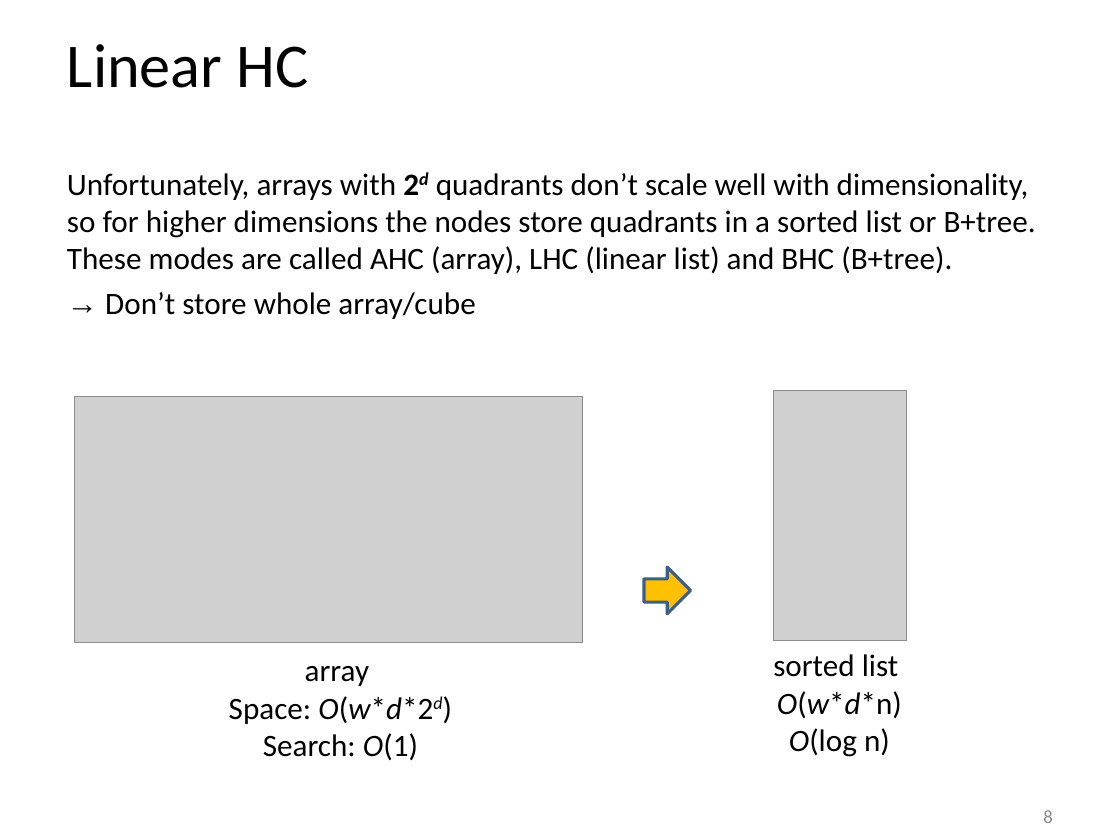
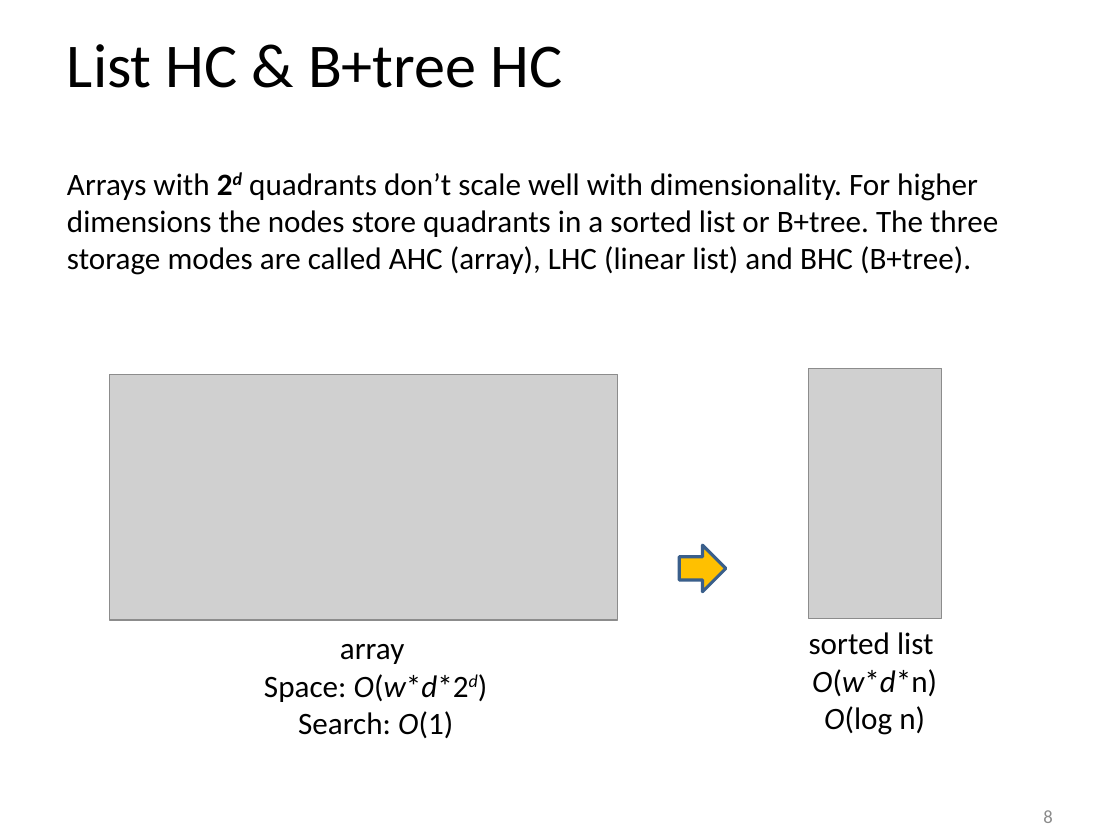
Before and after one commit to tzaeschke/phtree-site, a slide deck: slide 8 of originals/PH-tree-presentation-2018.odp. Drawn at 1120x840 pixels with LibreOffice and Linux fonts; fonts in the diff are those of the drawing; grey boxes stand for pictures. Boxes give left, top, right and bottom in pixels: in the first picture for what was removed or moved away, otherwise in the second. Text is boxed around its words. In the diff, an @@ line names an element or a change of style, - is before the commit and + after.

```diff
--- a/originals/PH-tree-presentation-2018.odp
+++ b/originals/PH-tree-presentation-2018.odp
@@ text at [67, 44, 562, 88]: text changed @@
-Linear HC
+List HC & B+tree HC
@@ text at [67, 173, 998, 275]: text changed @@
-Unfortunately, arrays with 2d quadrants don’t scale well with dimensionality, so for higher dimensions the nodes store quadrants in a sorted list or B+tree. These modes are called AHC (array), LHC (linear list) and BHC (B+tree).
-→ Don’t store whole array/cube
+Arrays with 2d quadrants don’t scale well with dimensionality. For higher dimensions the nodes store quadrants in a sorted list or B+tree. The three storage modes are called AHC (array), LHC (linear list) and BHC (B+tree).
@@ 2 pictures, 1 text, 1 down arrow: place and size @@
-2 pictures, 1 text, 1 down arrow at [74, 390, 907, 760]
+2 pictures, 1 text, 1 down arrow at [110, 368, 942, 738]
@@ text "sorted list": place and size @@
-text "sorted list" at [773, 654, 902, 757]
+text "sorted list" at [809, 632, 937, 735]
```
Also in this commit, not shown: 1 other slide changed, 2 slides removed, 14 other files.
